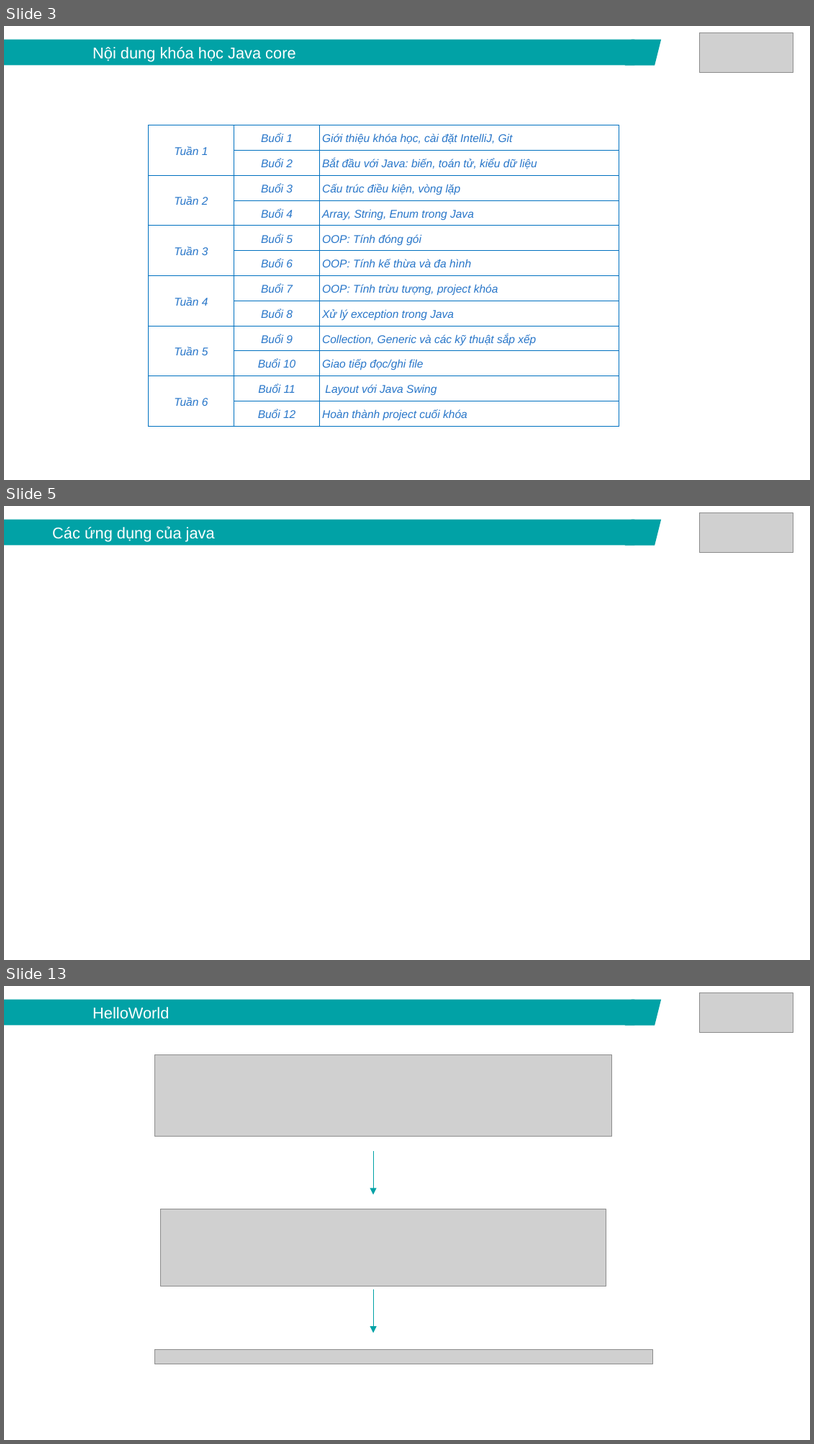
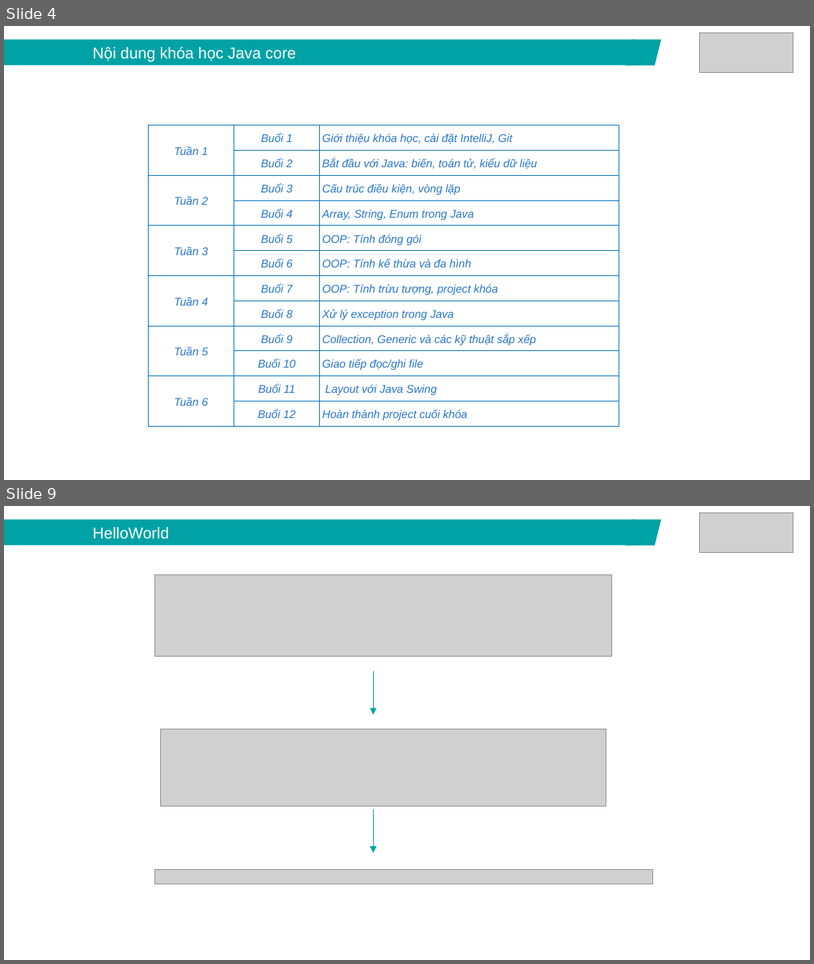
Before and after one commit to lamxung55/javacore, a slide deck: ppt/Java core - Lecture 1 - Introduction.pptx. Shown one above the other, each under a label of ours: slides 3, 5 and 13 before the commit, slides 4 and 9 after it; the slides between them are not shown. The pictures are 814x1444 and 814x964 pixels, drawn with LibreOffice and Linux fonts; fonts in the diff are those of the drawing; grey boxes stand for pictures. Boxes give left, top, right and bottom in pixels: in the first picture for what was removed or moved away, otherwise in the second. Text is boxed around its words. In the diff, an @@ line names an element or a change of style, - is before the commit and + after.

```diff
--- a/ppt/Java core - Lecture 1 - Introduction.pptx
+++ b/ppt/Java core - Lecture 1 - Introduction.pptx
@@ slide 5 removed at (4,506,810,960), background #FFFFFF @@
@@ rectangle removed at (4,520,635,546) @@
-Các ứng dụng của java
@@ parallelogram removed at (625,520,661,546) @@
@@ picture removed at (700,512,793,552) @@
@@ what was slide 3 is now slide 4 @@
@@ what was slide 13 is now slide 9 @@
```
Also in this commit, not shown: 4 slides changed, 2 slides added, 5 other slides removed, 7 other files.
